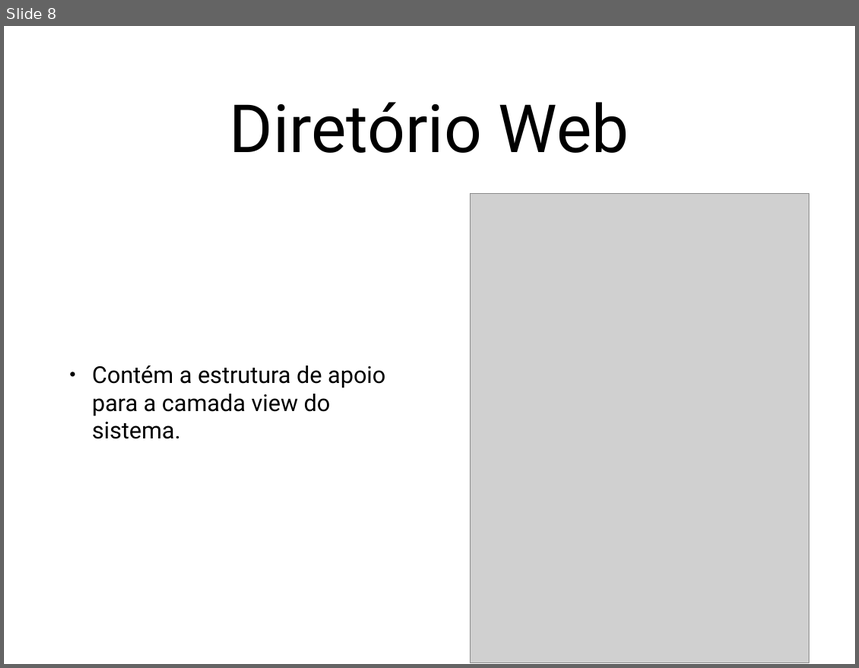
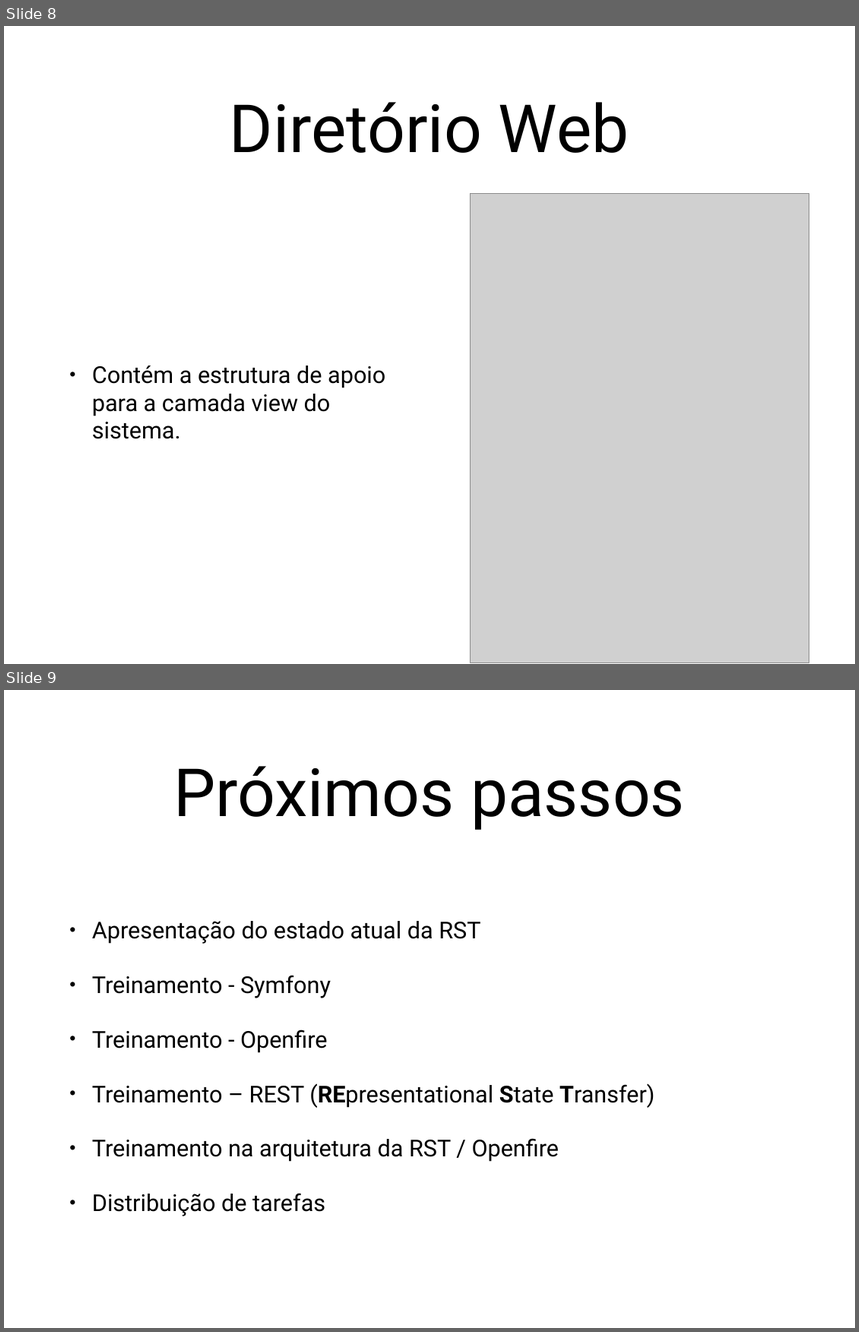
Before and after one commit to TagarelasComunicatec/tagarelas_php, a slide deck: docs/Portal Tagarelas - PPT.pptx. Shown one above the other, each under a label of ours: slide 8 before the commit, slides 8 and 9 after it. The pictures are 859x668 and 859x1332 pixels, drawn with LibreOffice and Linux fonts; fonts in the diff are those of the drawing; grey boxes stand for pictures. Boxes give left, top, right and bottom in pixels: in the first picture for what was removed or moved away, otherwise in the second. Text is boxed around its words. In the diff, an @@ line names an element or a change of style, - is before the commit and + after.

```diff
--- a/docs/Portal Tagarelas - PPT.pptx
+++ b/docs/Portal Tagarelas - PPT.pptx
@@ slide 9 added at (4, 690, 855, 1328), background #FFFFFF @@
@@ title added at (173, 766, 685, 830), 80 pt, text #000000 @@
+Próximos passos
@@ text added at (92, 921, 655, 1217), 28 pt, text #000000 @@
+• Apresentação do estado atual da RST
+• Treinamento - Symfony
+• Treinamento - Openfire
+• Treinamento – REST (REpresentational State Transfer)
+• Treinamento na arquitetura da RST / Openfire
+• Distribuição de tarefas
```
Also in this commit, not shown: 2 slides changed, 1 other slide added, 1 slide removed, 2 other files.
